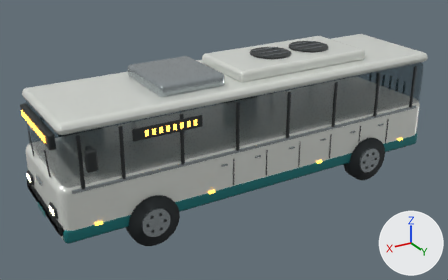
Two versions of the Blender file ai_builder/static/models/city-bus-v1.blend, one commit apart.
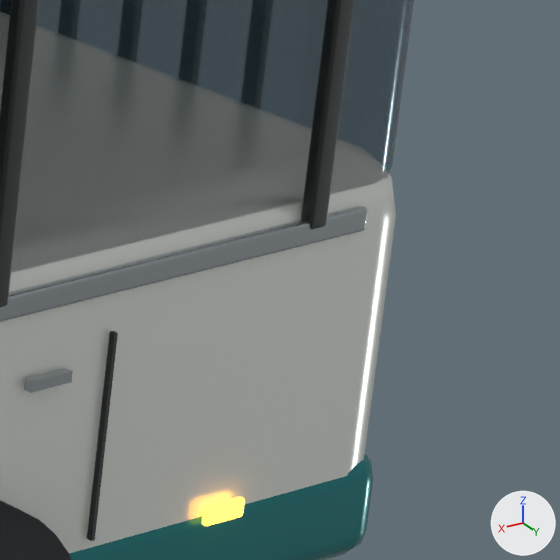
The first picture shows the older version from a 50 mm camera at (7.27, 11.38, 7.04) aimed at (0.41, -0.06, 1.32). The close-ups show the older and then the newer version on the part from 84% to 98% of the width and 29% to 52% of the height of that picture. Only the edits that show in the close-ups are written down. Arrows for +X, +Y and +Z are at lower right; the lights stay in place.

Before the edit, the objects in view are built like this:
```python
me_cube_064 = bpy.data.meshes.new('Cube.064')
me_cube_064.from_pydata(...)  # 96 vertices, 98 faces; spans x -0.035..0.035, y -0.023..0.023, z -0.54..0.54
me_cube_064.materials.append(mat_black_trim)  # dark grey #2a2f30
me_cube_081 = bpy.data.meshes.new('Cube.081')
me_cube_081.from_pydata(...)  # a box spanning x -0.075..0.075, y -0.014..0.014, z -0.016..0.016
me_cube_081.materials.append(mat_brushed_aluminium)  # grey #afb8bc
me_cube_127 = bpy.data.meshes.new('Cube.127')
me_cube_127.from_pydata(...)  # 96 vertices, 98 faces; spans x -0.018..0.018, y -0.065..0.065, z -0.225..0.225
me_cube_127.materials.append(mat_tail_light_led)  # red #e72319, glowing red #e72319
ob_rear_light = bpy.data.objects.new('Rear light', me_cube_127)
ob_rear_light.location = (-4.7, -0.924, 1.44)
ob_service_handle_006 = bpy.data.objects.new('Service handle.006', me_cube_081)
ob_service_handle_006.location = (-3.26, 1.261, 1.4)
ob_window_mullion_009 = bpy.data.objects.new('Window mullion.009', me_cube_064)
ob_window_mullion_009.location = (-3.05, 1.239, 2.19)
# also in view: 'Lower green skirt' at (0.0, 0.0, 0.72); 'Continuous window band' at (-0.04, 0.0, 2.18); 'Panel seam.006' at (-3.5, 1.25, 1.18); 'Low floor body' at (0.0, 0.0, 1.15); 'Road wheel rear_right' at (-2.9, 1.18, 0.57)
```
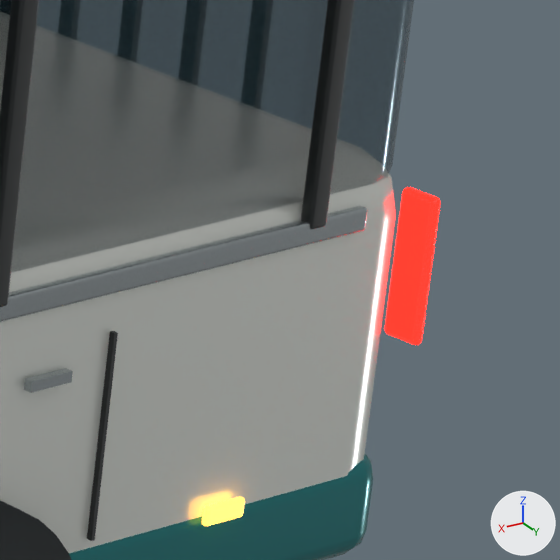
Where the change shows, as pixel boxes (x1, y1, x2, y2) in the close-ups (560 x 560 px):
'Rear light', moved (not visible before)
    after: (385, 187, 441, 345)

The change, as a diff of the scene's bpy script:
```diff
--- a/ai_builder/static/models/city-bus-v1.blend.py
+++ b/ai_builder/static/models/city-bus-v1.blend.py
@@ ob_rear_light @@
 ob_rear_light = bpy.data.objects.new('Rear light', me_cube_127)
-ob_rear_light.location = (-4.7, -0.924, 1.44)
+ob_rear_light.location = (-4.7, 1.221, 1.44)
```
